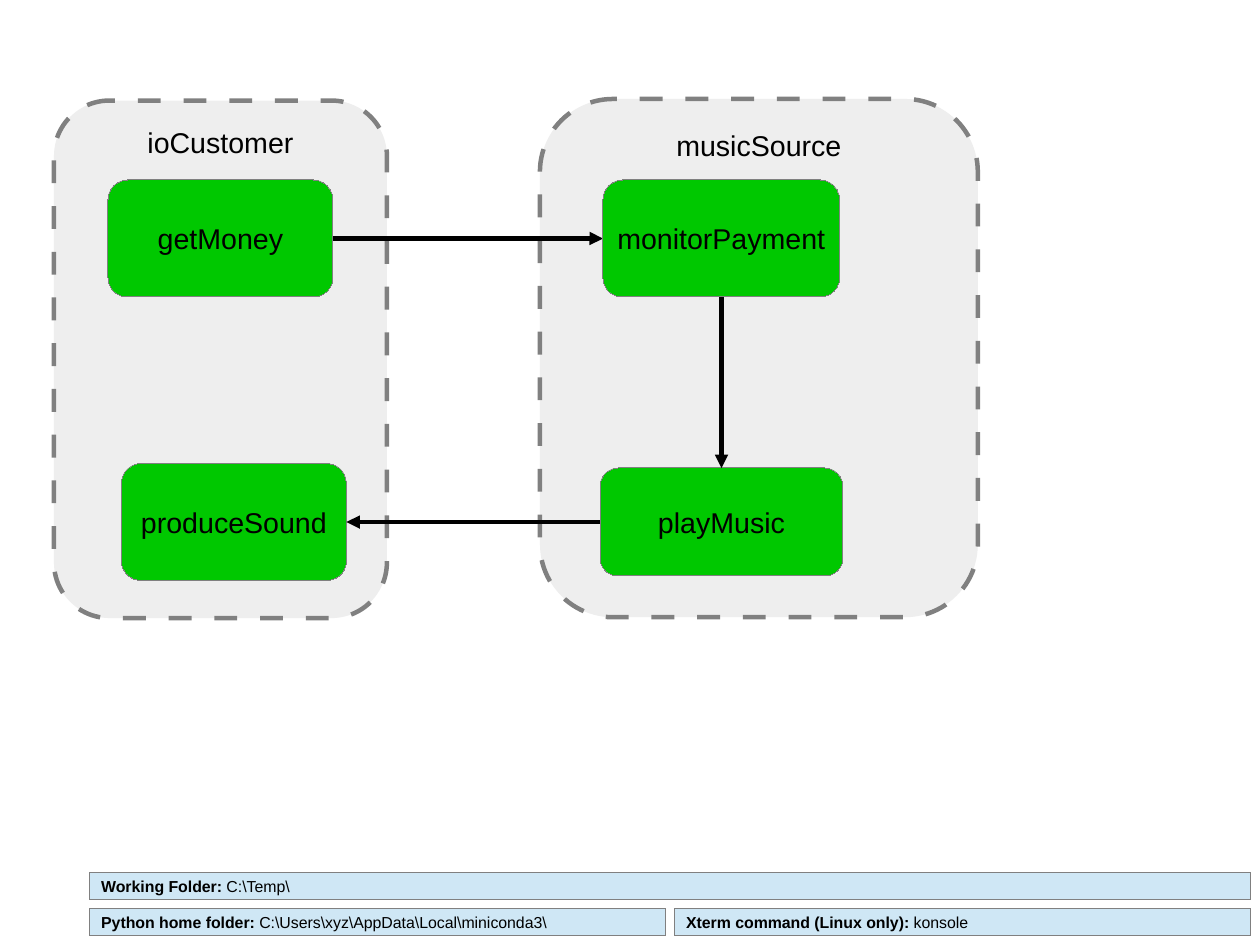
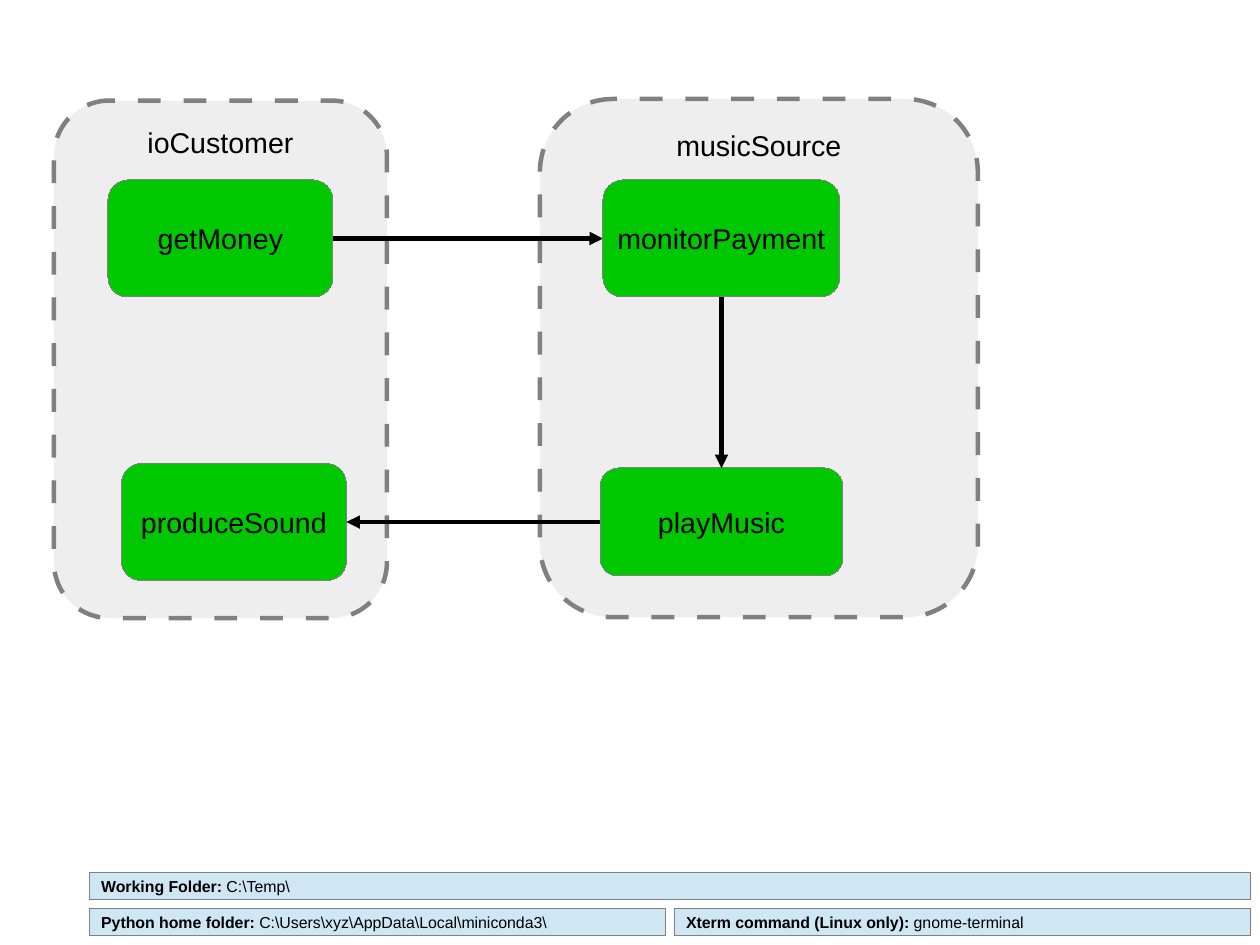
Before and after one commit to GfSE/fas4sysmlv2, a slide deck: slide 3 of src/io/usecase-activity-editor/fas_frontend.odp. Drawn at 1260x945 pixels with LibreOffice and Linux fonts; fonts in the diff are those of the drawing. Boxes give left, top, right and bottom in pixels: in the first picture for what was removed or moved away, otherwise in the second. Text is boxed around its words. In the diff, an @@ line names an element or a change of style, - is before the commit and + after.

```diff
--- a/src/io/usecase-activity-editor/fas_frontend.odp
+++ b/src/io/usecase-activity-editor/fas_frontend.odp
@@ text in rectangle at bbox=[686, 916, 1024, 932]: text changed @@
-Xterm command (Linux only): konsole
+Xterm command (Linux only): gnome-terminal
```
Also in this commit, not shown: 3 other files.
